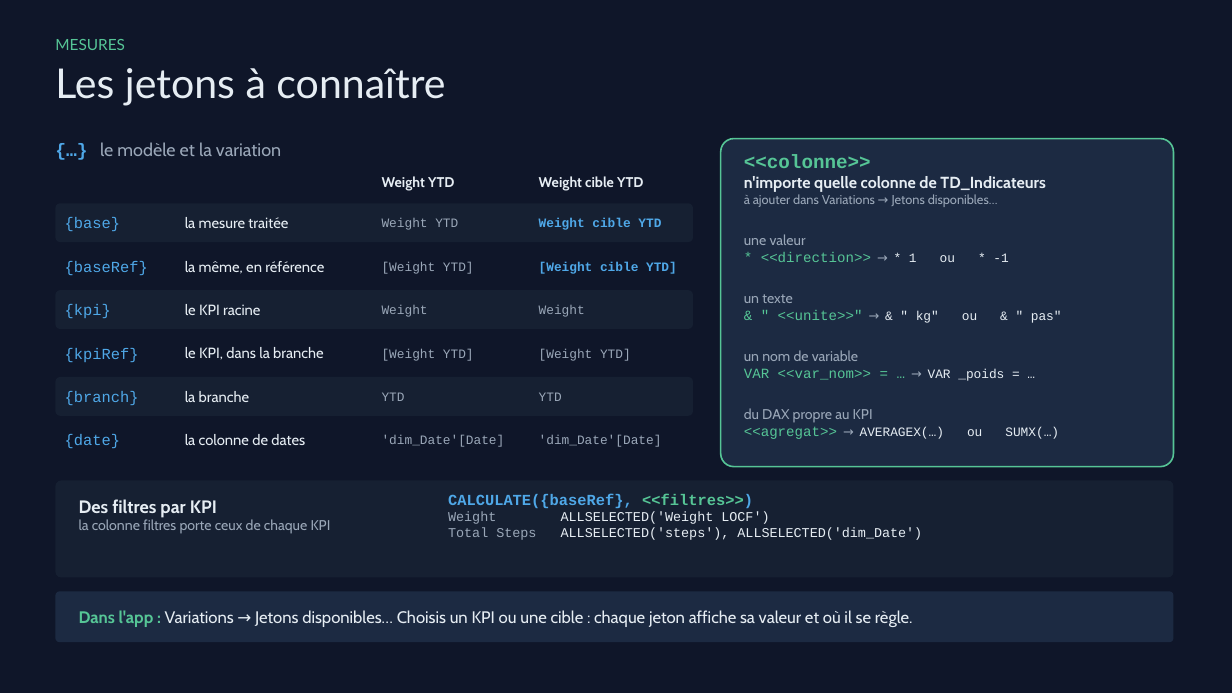
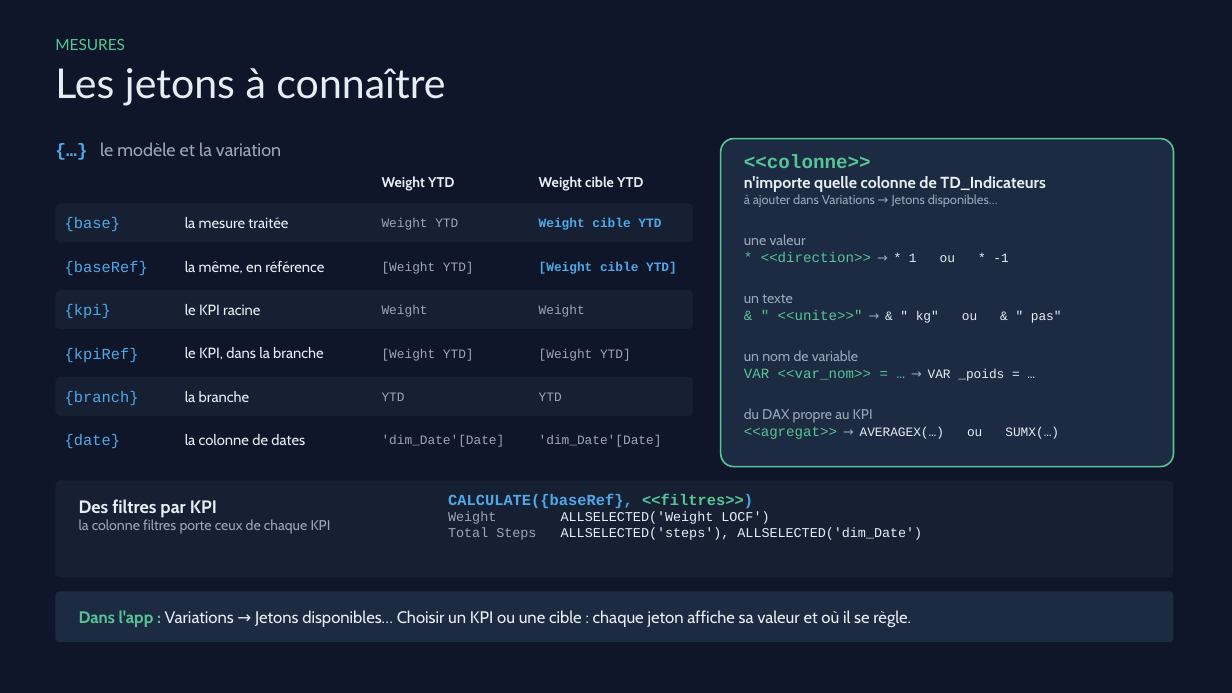
Before and after one commit to Madein1987/PBIdouille, a slide deck: slide 8 of docs/PBIdouille - Guide de demarrage rapide.pptx. Drawn at 1232x693 pixels with LibreOffice and Linux fonts; fonts in the diff are those of the drawing. Boxes give left, top, right and bottom in pixels: in the first picture for what was removed or moved away, otherwise in the second. Text is boxed around its words. In the diff, an @@ line names an element or a change of style, - is before the commit and + after.

```diff
--- a/docs/PBIdouille - Guide de demarrage rapide.pptx
+++ b/docs/PBIdouille - Guide de demarrage rapide.pptx
@@ text at (79,610,911,627): text changed @@
-Dans l'app : Variations → Jetons disponibles… Choisis un KPI ou une cible : chaque jeton affiche sa valeur et où il se règle.
+Dans l'app : Variations → Jetons disponibles… Choisir un KPI ou une cible : chaque jeton affiche sa valeur et où il se règle.
```
Also in this commit, not shown: 26 other files.
